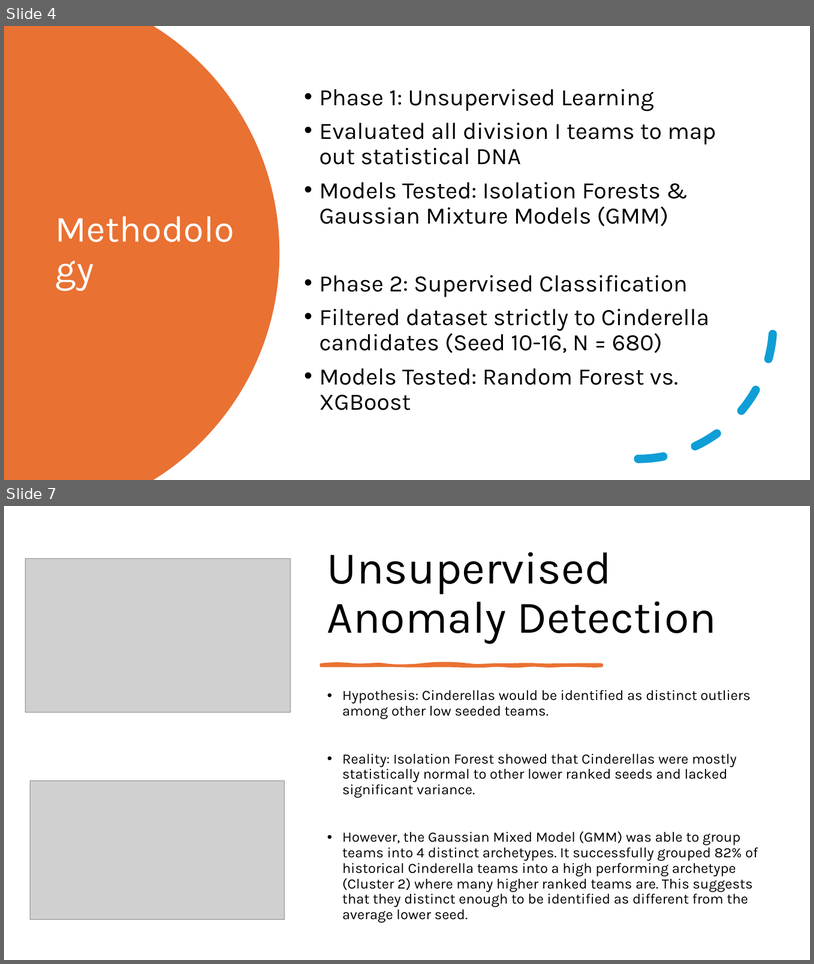
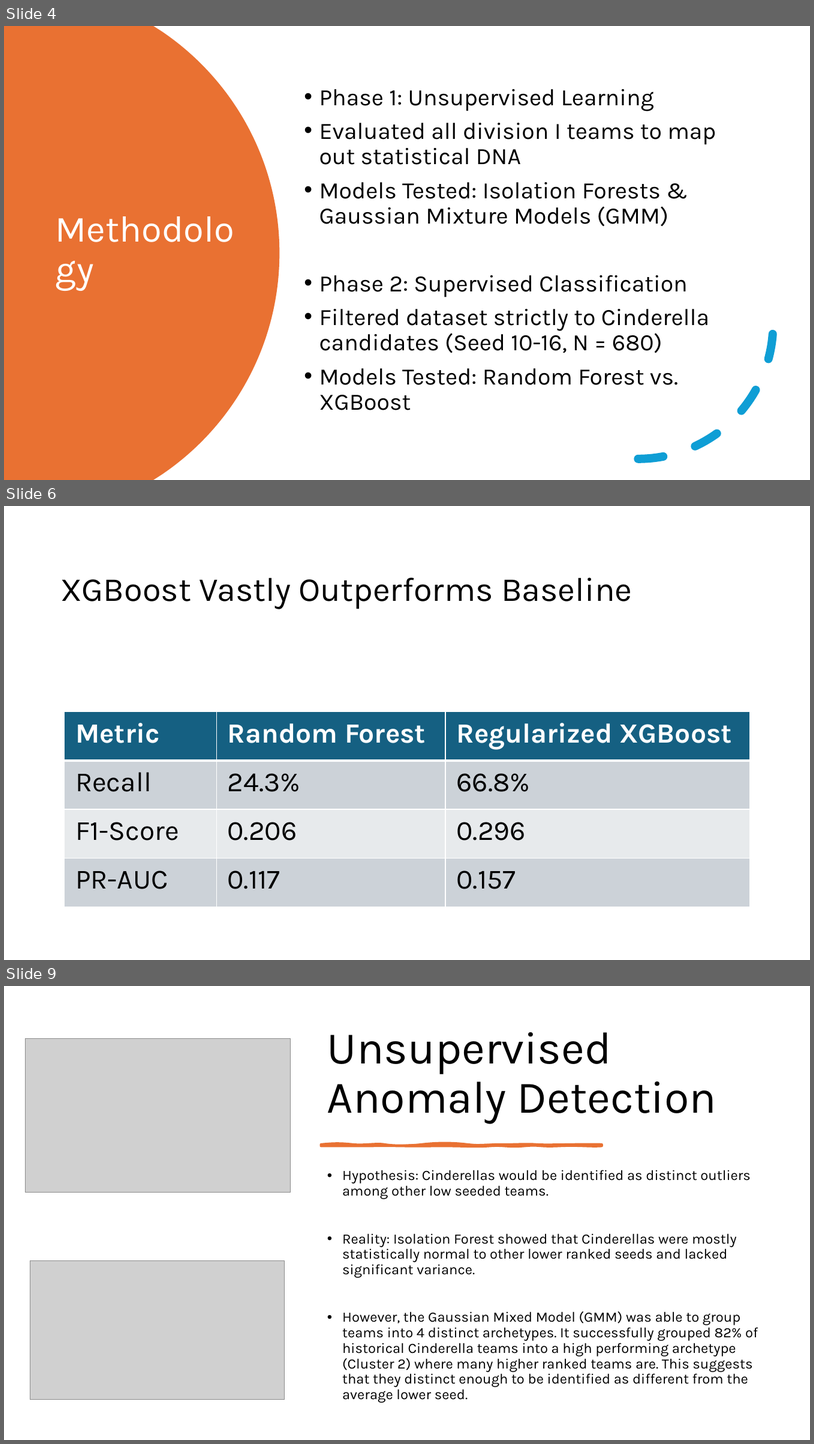
Before and after one commit to ThatTwoDude/STAT486_FinalProject, a slide deck: progress/ClassPresentation.pptx. Shown one above the other, each under a label of ours: slides 4 and 7 before the commit, slides 4, 6 and 9 after it; the slides between them are not shown. The pictures are 814x964 and 814x1444 pixels, drawn with LibreOffice and Linux fonts; fonts in the diff are those of the drawing; grey boxes stand for pictures. Boxes give left, top, right and bottom in pixels: in the first picture for what was removed or moved away, otherwise in the second. Text is boxed around its words. In the diff, an @@ line names an element or a change of style, - is before the commit and + after.

```diff
--- a/progress/ClassPresentation.pptx
+++ b/progress/ClassPresentation.pptx
@@ slide 6 added at (4, 506, 810, 960), background #FFFFFF @@
@@ rectangle added at (4, 506, 810, 674), fill #FFFFFF @@
@@ title added at (60, 577, 632, 609), 40 pt, text #000000 @@
+XGBoost Vastly Outperforms Baseline
@@ table added at (65, 712, 751, 907), 4 rows, 3 columns @@
+Metric | Random Forest | Regularized XGBoost
+Recall | 24.3% | 66.8%
+F1-Score | 0.206 | 0.296
+PR-AUC | 0.117 | 0.157
@@ what was slide 7 is now slide 9 @@
```
Also in this commit, not shown: 2 slides changed, 2 other slides added, 1 slide removed.
